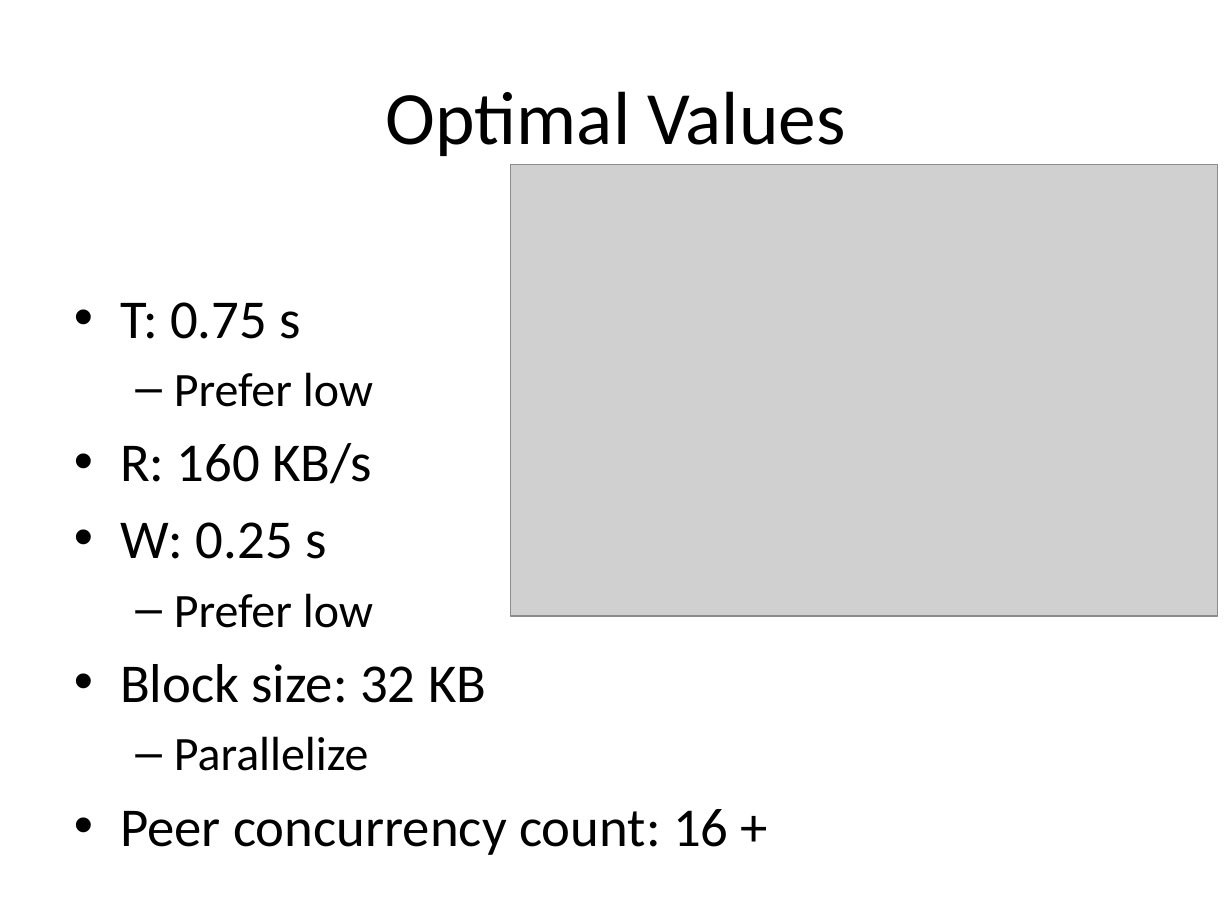
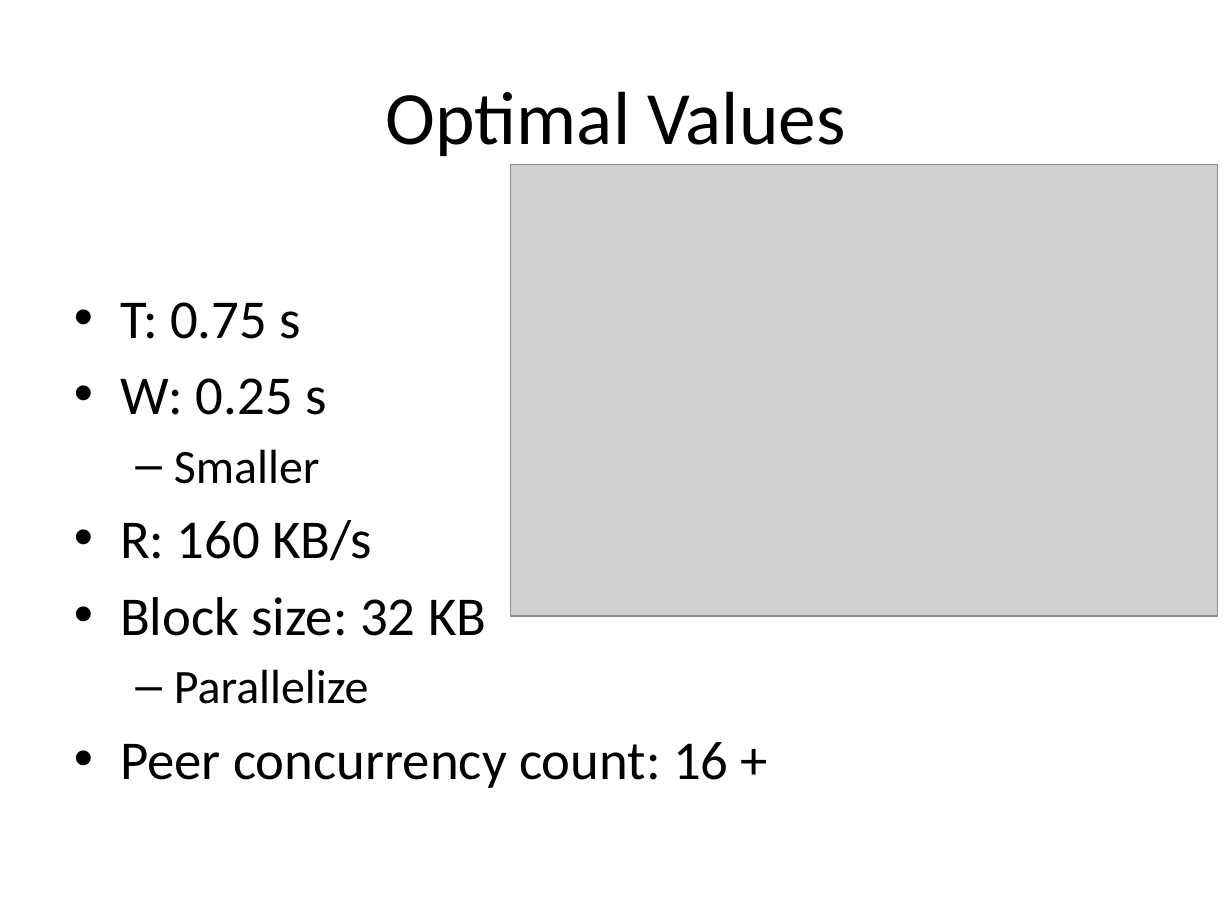
Before and after one commit to rdp/p2pwebclient, a slide deck: slide 25 of thesis_presentation/How to Make the Internet Faster.pptx. Drawn at 1232x924 pixels with LibreOffice and Linux fonts; fonts in the diff are those of the drawing; grey boxes stand for pictures. Boxes give left, top, right and bottom in pixels: in the first picture for what was removed or moved away, otherwise in the second. Text is boxed around its words. In the diff, an @@ line names an element or a change of style, - is before the commit and + after.

```diff
--- a/thesis_presentation/How to Make the Internet Faster.pptx
+++ b/thesis_presentation/How to Make the Internet Faster.pptx
@@ text at (120,378,326,484): text changed; size 28 to 32 pt @@
-  – Prefer low
+• W: 0.25 s
+  – Smaller
@@ text at (120,522,373,628): paragraphs removed @@
-• W: 0.25 s
-  – Prefer low
```
Also in this commit, not shown: 4 other slides changed, 1 other file.
